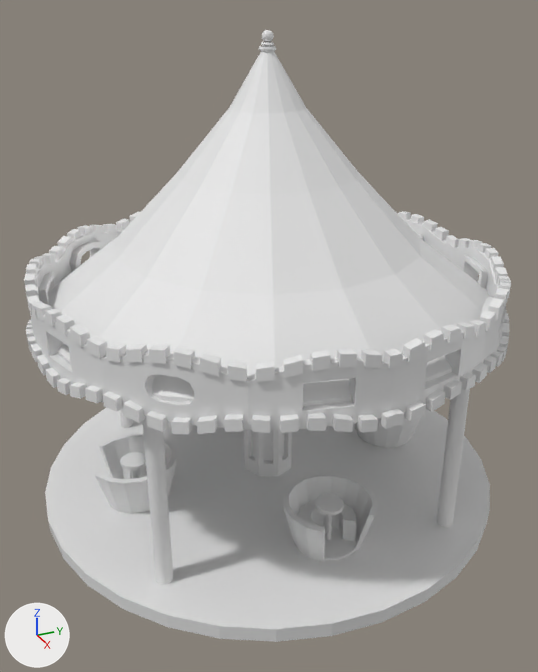
The Blender file Blender/untitled.blend: old version first, new version second.
Camera for both pictures: a 50 mm camera at (13.31, -5.96, 10.09) aimed at (0.44, -0.17, 3.66). The lights are fixed; the arrows at lower left show +X, +Y and +Z.
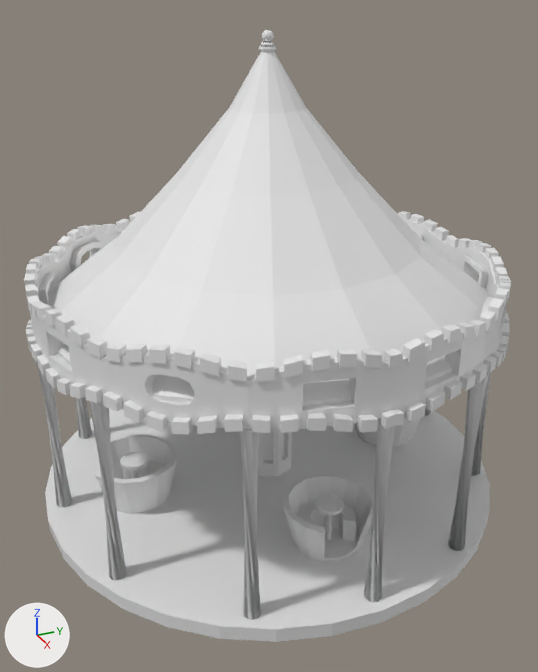
Pixel boxes (x1, y1, x2, y2) of what changed, in the pictures (538 x 672 px):
part 1 of me_cylinder, deleted
    before: (142, 417, 173, 585)
part 2 of me_cylinder, built on
    before: (120, 389, 470, 527)
    after: (37, 363, 491, 620)

The change, as a diff of the scene's bpy script:
```diff
--- a/Blender/untitled.blend.py
+++ b/Blender/untitled.blend.py
@@ mat_blanco @@
+mat_blanco = principled_material('Blanco')
+mat_blanco.base_color = (0.8, 0.8, 0.8)  # white #e7e7e7
@@ mat_luces @@
+mat_luces = principled_material('Luces')
+mat_luces.base_color = (0.8, 0.8, 0.8)  # white #e7e7e7
@@ mat_rojo @@
+mat_rojo = principled_material('rojo')
+mat_rojo.base_color = (0.8, 0.8, 0.8)  # white #e7e7e7
@@ me_cylinder @@
 # used by ob_cylinder; location = (0.0, 0.0, 3.82)
-me_cylinder.from_pydata(...)  # 6766 vertices, 6007 faces, 4 loose edges; spans x -5.0..5.0, y -5.0..5.0, z -3.93..5.7
+me_cylinder.from_pydata(...)  # 6782 vertices, 6029 faces, 4 loose edges; spans x -5.0..5.0, y -5.0..5.0, z -3.93..5.7
+# me_cylinder part 1: the loose piece of 48 vertices spanning x 2.48..2.81, y -3.47..-3.14, z -3.63..0.53 is deleted
+# me_cylinder part 2
+# 32 vertices are removed from x 3.28..3.61, y 2.29..2.62, z -3.64..0.41
+# 19 faces are deleted
+# 7 vertices in x -3.14..-2.86, y -2.72..-2.39, z -3.66..0.22 move by (0.07, -1.07, 0.0)
+# 5 vertices in x -3.18..-2.88, y -2.72..-2.44, z -3.66..0.22 move by (0.06, -1.07, 0.0)
+# 3 vertices in x -3.19..-2.86, y -2.65..-2.56, z -3.66..0.22 move by (0.07, -1.06, 0.0)
+# 17 vertices move from x -3.11..3.61, y -2.42..2.62, z -3.64..0.41 to x -3.05..2.39, y -3.48..4.3, z -3.66..0.22
+# 117 vertices are added at x -4.64..4.79, y -4.75..4.83, z -3.66..0.22
+# 12 new vertices lie (0.12, -0.05, 0.0) away from vertices in x -4.58..4.62, y -4.71..4.55, z -3.66
+# 5 new vertices lie (0.02, -0.12, 0.0) away from vertices in x -3.09..2.03, y -4.56..3.8, z 0.22
+# 5 new vertices lie (-0.07, -0.1, 0.0) away from vertices in x -4.31..4.79, y -4.11..2.19, z 0.22
+# 5 new vertices lie (-0.13, -0.03, 0.0) away from vertices in x -4.44..4.72, y -2.29..2.09, z 0.22
+# 20 new faces join them, mat_luces (white #e7e7e7)
+# 37 new faces join them, mat_rojo (white #e7e7e7)
+# 36 new faces join them, mat_blanco (white #e7e7e7)
+me_cylinder.materials.append(mat_luces)  # white #e7e7e7
+me_cylinder.materials.append(mat_rojo)  # white #e7e7e7
+me_cylinder.materials.append(mat_blanco)  # white #e7e7e7
```
